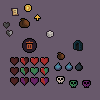
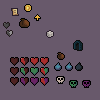
Two versions of the same layered image (100 × 100). Layer-by-layer changes:
removed layer "DiscardItemIcon.png" over [22, 38, 37, 53]
